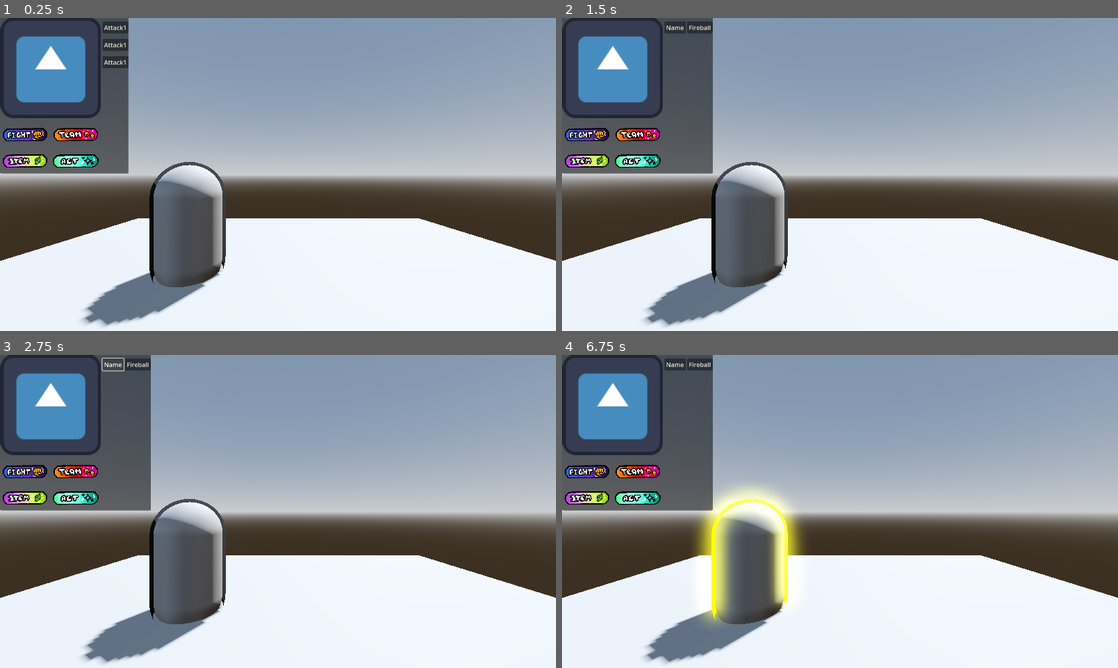
Above: before the commit, frames 1-4 (two rows, left to right).
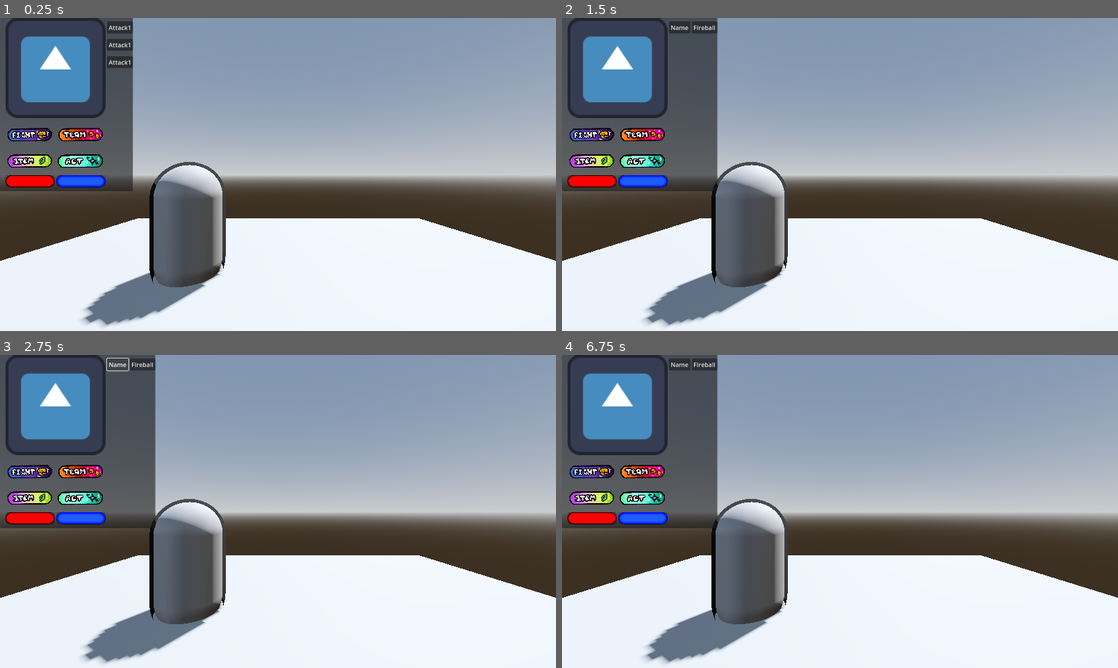
Above: after the commit, the same moments.

Repository: Yaszu-Mage/baco-bell
Game: Godot game, scene res://scenes/fight_scene.tscn
Same seed, same stepped clock (60 frames per second), same inputs: the game is played once before the commit and once after it. This scene is started directly instead of the project's main scene. The engine's default icon, where the game draws it, is replaced by a stand-in: a white triangle on a blue panel in a dark square.
Inputs (mouse positions are in pixels of both pictures, inside the frame that each line leads up to; where the layout moved, square brackets give the same spot in the first picture):
- Up to frame 1 (0.25 s): no input
- Up to frame 2 (1.5 s): click "Attack1" at 0.5 s; click (589, 133) [584, 133] at 1.25 s
- Up to frame 3 (2.75 s): click "Name" at 2 s
- Up to frame 4 (6.75 s): click "Fireball" at 2.75 s; click (639, 470) at 3.5 s; click (589, 498) [584, 498] at 4.25 s; click (639, 498) at 5 s; tap Enter (ui_accept) at 5.75, 6.02, 6.5 s; move the mouse to (962, 495) at 5.77 s; hold Right (right) 5.78-6.53 s; hold Ctrl (slide) 5.78-6.53 s; click (962, 495) at 5.92 s; move the mouse to (728, 527) at 6.52 s; hold S (ui_down) from 6.53 s (still down); tap Ctrl (slide) at 6.6 s; click (728, 527) at 6.67 s

The runs differ from the first frame. In frame 1, 4.2% of the frame differs, in the area x 0-24%, y 0-56%; in frame 2, 4.5%; in frame 3, 4.5%; in frame 4, 8.0%, in the area x 0-44%, y 0-86%.
Error after the commit: Invalid access to property or key 'Type' on a base object of type 'Nil'. (res://script/fight_logic.gd:79)

Commit message:
USING ABILITIES WORKS!!! Now just the entire turn cycle...

Diff:
--- a/Global_Lists.gd
+++ b/Global_Lists.gd
@@ -6,7 +6,7 @@
 		"Continuous": false, # if it takes multiple turns
 	},
 	"Fireball":{
-		"Type": "attack",
+		"Type": "Attack",
 		"Value": 7,
 		"Continuous": false
 	},
@@ -14,6 +14,7 @@
 enum environments {
 	the_void,
 }
+enum ability_types {attack,healing,defend}
 
 # Called when the node enters the scene tree for the first time.
 func _ready() -> void:
--- a/scenes/player_turnbased.tscn
+++ b/scenes/player_turnbased.tscn
@@ -29,6 +29,32 @@
 albedo_color = Color(0, 0, 0, 1)
 
 [sub_resource type="CapsuleShape3D" id="CapsuleShape3D_gus44"]
+
+[sub_resource type="StyleBoxFlat" id="StyleBoxFlat_xruty"]
+bg_color = Color(2.21, 0, 0, 1)
+border_width_left = 8
+border_width_top = 8
+border_width_right = 8
+border_width_bottom = 8
+border_color = Color(0, 0, 0, 1)
+border_blend = true
+corner_radius_top_left = 32
+corner_radius_top_right = 32
+corner_radius_bottom_right = 32
+corner_radius_bottom_left = 32
+
+[sub_resource type="StyleBoxFlat" id="StyleBoxFlat_e63hy"]
+bg_color = Color(0.115, 0.36, 100, 1)
+border_width_left = 8
+border_width_top = 8
+border_width_right = 8
+border_width_bottom = 8
+border_color = Color(0, 0, 0, 1)
+border_blend = true
+corner_radius_top_left = 32
+corner_radius_top_right = 32
+corner_radius_bottom_right = 32
+corner_radius_bottom_left = 32
 
 [sub_resource type="Theme" id="Theme_2wewr"]
 MarginContainer/constants/margin_top = 10
@@ -63,6 +89,10 @@
 offset_bottom = 40.0
 
 [node name="HBoxContainer" type="HBoxContainer" parent="Control/PanelContainer"]
+layout_mode = 2
+
+[node name="VSplitContainer" type="VSplitContainer" parent="Control/PanelContainer/HBoxContainer"]
+custom_minimum_size = Vector2(8, 0)
 layout_mode = 2
 
 [node name="VBoxContainer" type="VBoxContainer" parent="Control/PanelContainer/HBoxContainer"]
@@ -109,7 +139,22 @@
 ignore_texture_size = true
 stretch_mode = 5
 
-[node name="TextureProgressBar" type="TextureProgressBar" parent="Control/PanelContainer/HBoxContainer/VBoxContainer/VSplitContainer"]
+[node name="Health" type="ProgressBar" parent="Control/PanelContainer/HBoxContainer/VBoxContainer/VSplitContainer/Buttons"]
+custom_minimum_size = Vector2(0, 32)
+layout_mode = 2
+theme_override_styles/fill = SubResource("StyleBoxFlat_xruty")
+value = 100.0
+show_percentage = false
+
+[node name="Mana" type="ProgressBar" parent="Control/PanelContainer/HBoxContainer/VBoxContainer/VSplitContainer/Buttons"]
+custom_minimum_size = Vector2(0, 32)
+layout_mode = 2
+theme_override_styles/fill = SubResource("StyleBoxFlat_e63hy")
+value = 100.0
+show_percentage = false
+
+[node name="VSplitContainer" type="VSplitContainer" parent="Control/PanelContainer/HBoxContainer/VBoxContainer/VSplitContainer/Buttons"]
+custom_minimum_size = Vector2(0, 6)
 layout_mode = 2
 
 [node name="GridContainer" type="GridContainer" parent="Control/PanelContainer/HBoxContainer"]
--- a/script/button_logic.gd
+++ b/script/button_logic.gd
@@ -1,6 +1,5 @@
 extends MarginContainer
 var nameval = "default"
-@onready var button = $"../MarginContainer2/VBoxContainer/Button"
 # Called when the node enters the scene tree for the first time.
 func _ready() -> void:
 	pass
@@ -18,5 +17,6 @@
 func _on_button_pressed() -> void:
 	var parent = get_parent().get_parent().get_parent().get_parent().get_parent().get_parent().get_parent().get_parent()
 	var player = get_parent().get_parent().get_parent().get_parent().get_parent()
-
+	player.ability_selected = true
+	await player.clicked
 	parent.run_event(player,nameval)
--- a/script/clicker.gd
+++ b/script/clicker.gd
@@ -3,7 +3,8 @@
 @onready var parent = get_parent()
 func _input(event: InputEvent) -> void:
 	if event is InputEventMouseButton and mouse_in and parent.can_click:
-		get_parent().get_parent().get_parent().get_parent().clicked_button = true
+		get_parent().clicked.emit()
+		get_parent().get_parent().get_parent().get_parent().clicked_button.emit()
 
 
 
--- a/script/fight_logic.gd
+++ b/script/fight_logic.gd
@@ -14,7 +14,7 @@
 var turnsize
 var world
 var clicked : Node
-var clicked_button = false
+signal clicked_button
 signal player_went
 # Called when the node enters the scene tree for the first time.
 func _ready() -> void:
@@ -53,7 +53,8 @@
 	if is_player(goer):
 		var player = player_grid.get_node(goer[0])
 		player.go.emit()
-		await player_went
+		await clicked_button
+
 
 func is_player(turn):
 	if players.find(turn):
@@ -69,6 +70,20 @@
 
 func run_event(player,nameval):
 	print(player.name,nameval)
+	player.clicked.emit()
+	player.can_click = false
+	player.ability_selected = false
+
+	var used = GlobalLists.abilities.get(nameval)
+	print(used)
+	var type = used["Type"]
+	var value = used["Value"]
+	print(type)
+	match type:
+		"Attack":
+			clicked.parent.health -= value
+	## TODO Play Animation
+	clicked = null
 
 
 func get_enemies():
--- a/script/player.gd
+++ b/script/player.gd
@@ -1,6 +1,6 @@
 extends CharacterBody3D
 
-
+var health = 100
 const SPEED = 5.0
 const JUMP_VELOCITY = 4.5
 var can_wall_jump = true
--- a/script/player_turnbased.gd
+++ b/script/player_turnbased.gd
@@ -6,19 +6,26 @@
 var items = []
 var flee = []
 var targets = []
+var ability_selected = false
+var health = 100
+signal clicked
 @onready var grid = $Control/PanelContainer/HBoxContainer/GridContainer
 # Called when the node enters the scene tree for the first time.
 func _ready() -> void:
 	go.connect(my_turn)
+	clicked.connect(toggle)
 
 
 # Called every frame. 'delta' is the elapsed time since the previous frame.
 func _process(delta: float) -> void:
-	pass
+	if ability_selected:
+		can_click = true
+	$Control/PanelContainer/HBoxContainer/VBoxContainer/VSplitContainer/Buttons/Health.value = health
 
 func my_turn():
-	can_click = true
-
+	pass
+func toggle():
+	can_click = false
 func free_mouse():
 	if is_multiplayer_authority():
 		Input.mouse_mode = Input.MOUSE_MODE_VISIBLE
Not shown: 1 places in scenes/player_turnbased.tscn that only renumber resources
